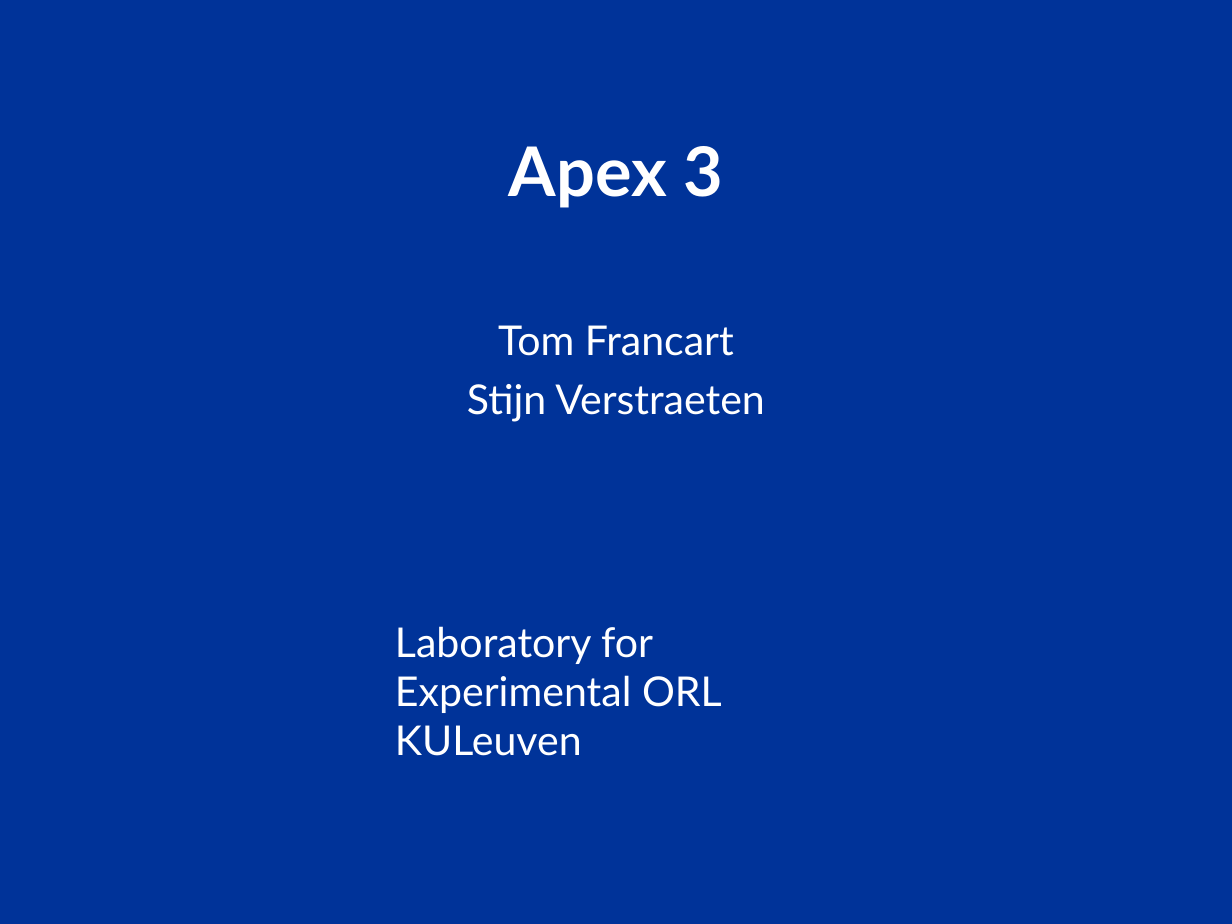
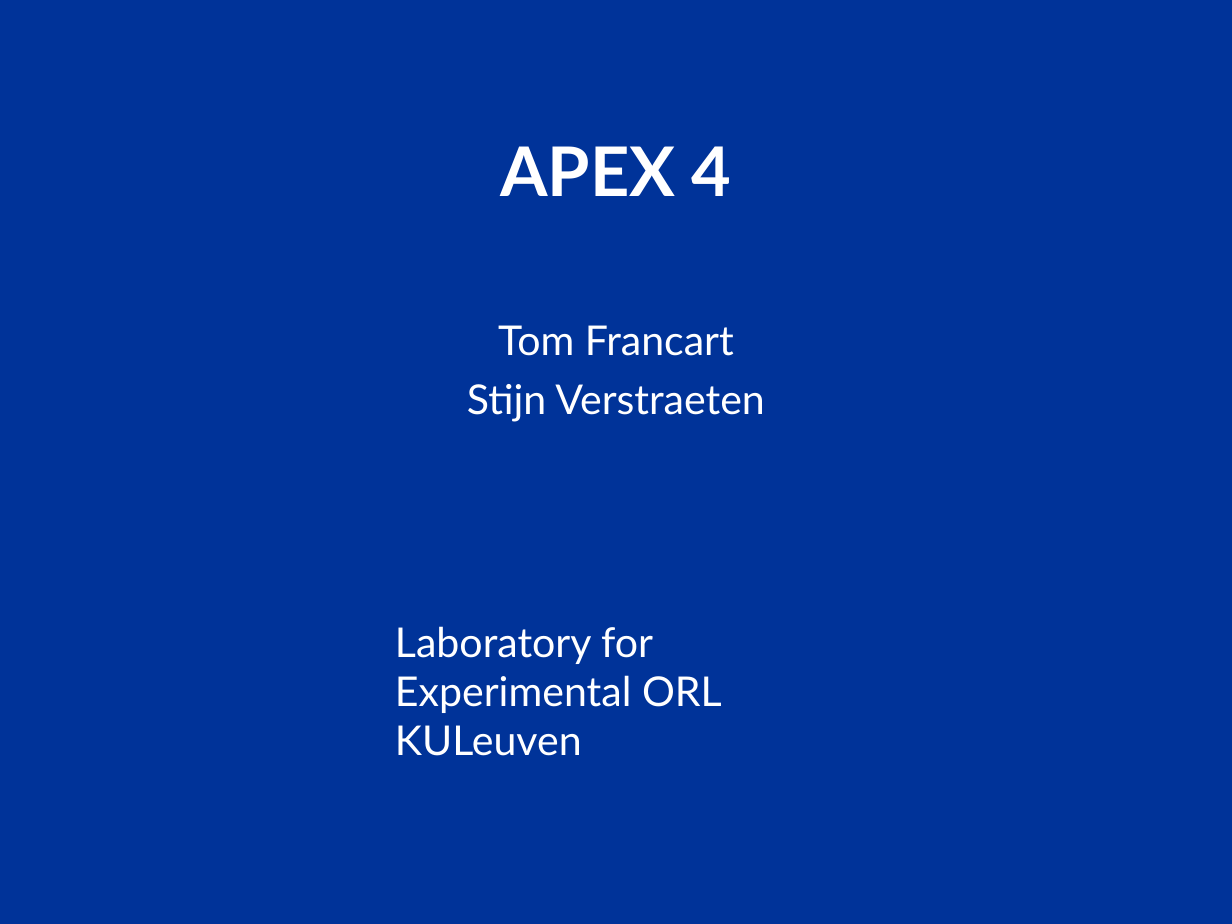
Before and after one commit to exporl/apex-documentation, a slide deck: slide 1 of development/presentation/apex3-introductie.ppt. Drawn at 1232x924 pixels with LibreOffice and Linux fonts; fonts in the diff are those of the drawing; background and template pictures are left out. Boxes give left, top, right and bottom in pixels: in the first picture for what was removed or moved away, otherwise in the second. Text is boxed around its words. In the diff, an @@ line names an element or a change of style, - is before the commit and + after.

Commit message:
APEX 4.0.0 version.

```diff
--- a/development/presentation/apex3-introductie.ppt
+++ b/development/presentation/apex3-introductie.ppt
@@ title at box(500, 146, 732, 196): text changed @@
-Apex 3
+APEX 4
```
Also in this commit, not shown: 21 other files.
